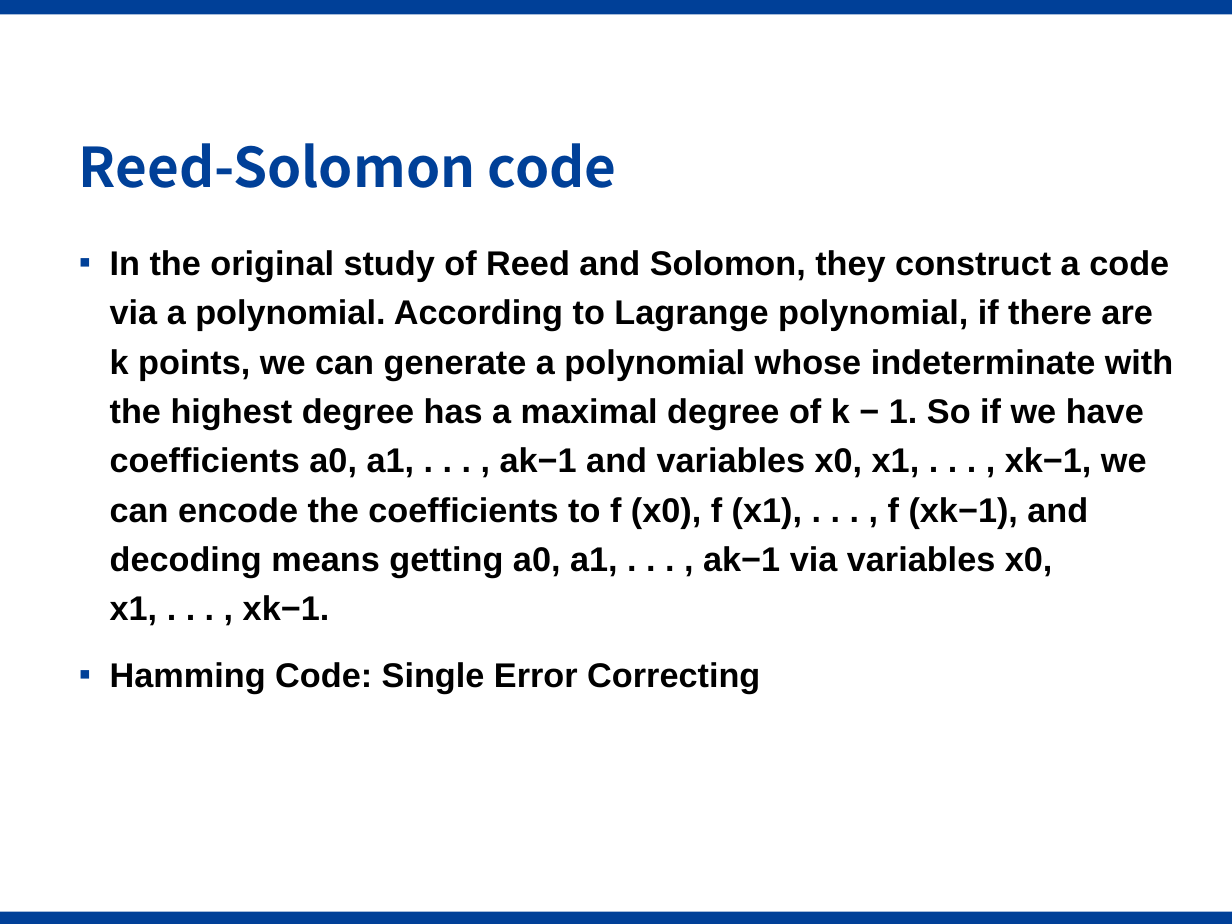
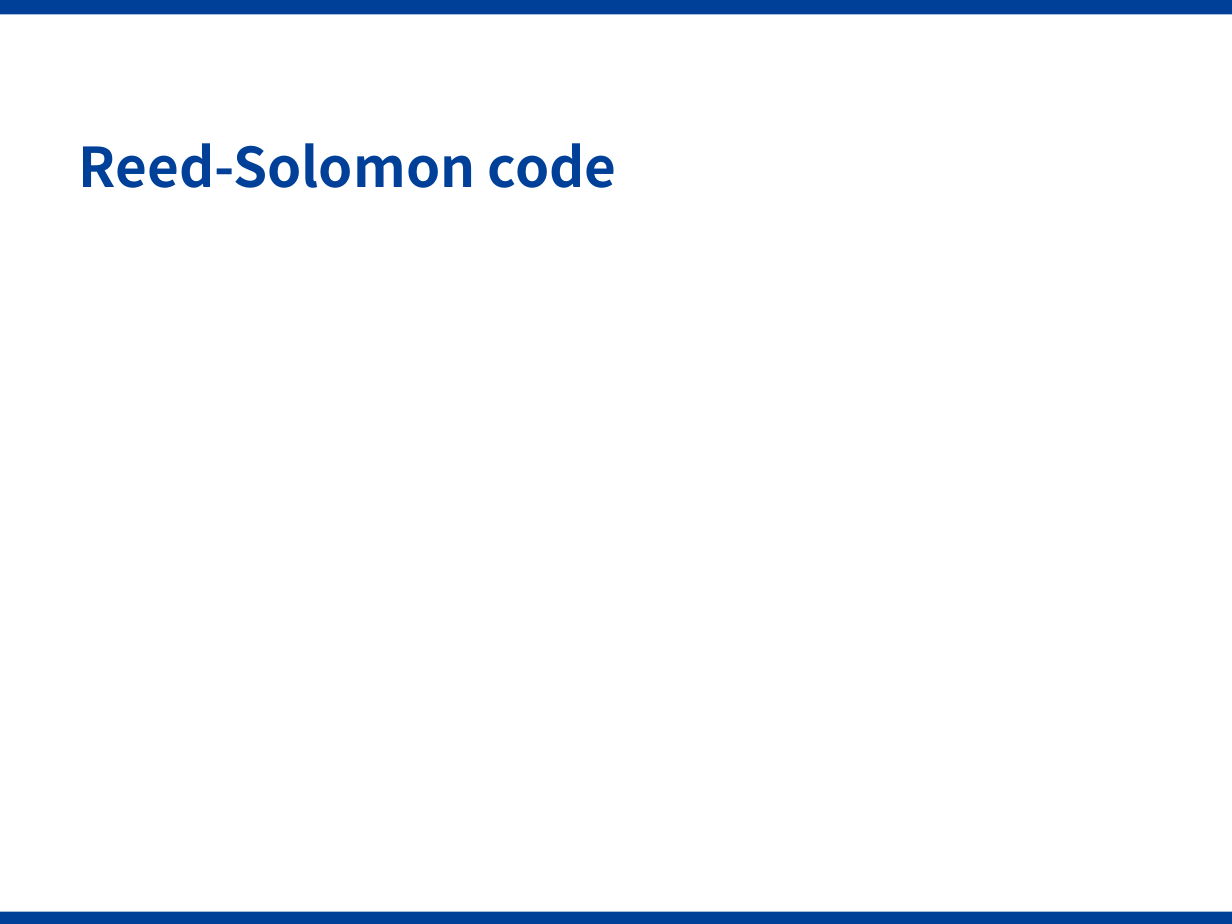
Before and after one commit to Gazer2020/Rectangode, a slide deck: slide 10 of ppt学术版模板.pptx. Drawn at 1232x924 pixels with LibreOffice and Linux fonts; fonts in the diff are those of the drawing; grey boxes stand for pictures; background and template pictures are left out. Boxes give left, top, right and bottom in pixels: in the first picture for what was removed or moved away, otherwise in the second. Text is boxed around its words. In the diff, an @@ line names an element or a change of style, - is before the commit and + after.

```diff
--- a/ppt学术版模板.pptx
+++ b/ppt学术版模板.pptx
@@ text removed at <box>110,250,1173,693</box> @@
-▪ In the original study of Reed and Solomon, they construct a code via a polynomial. According to Lagrange polynomial, if there are k points, we can generate a polynomial whose indeterminate with the highest degree has a maximal degree of k − 1. So if we have coefficients a0, a1, . . . , ak−1 and variables x0, x1, . . . , xk−1, we can encode the coefficients to f (x0), f (x1), . . . , f (xk−1), and decoding means getting a0, a1, . . . , ak−1 via variables x0, x1, . . . , xk−1.
-▪ Hamming Code: Single Error Correcting
```
Also in this commit, not shown: 1 other slide changed, 1 slide added, 1 other file.
